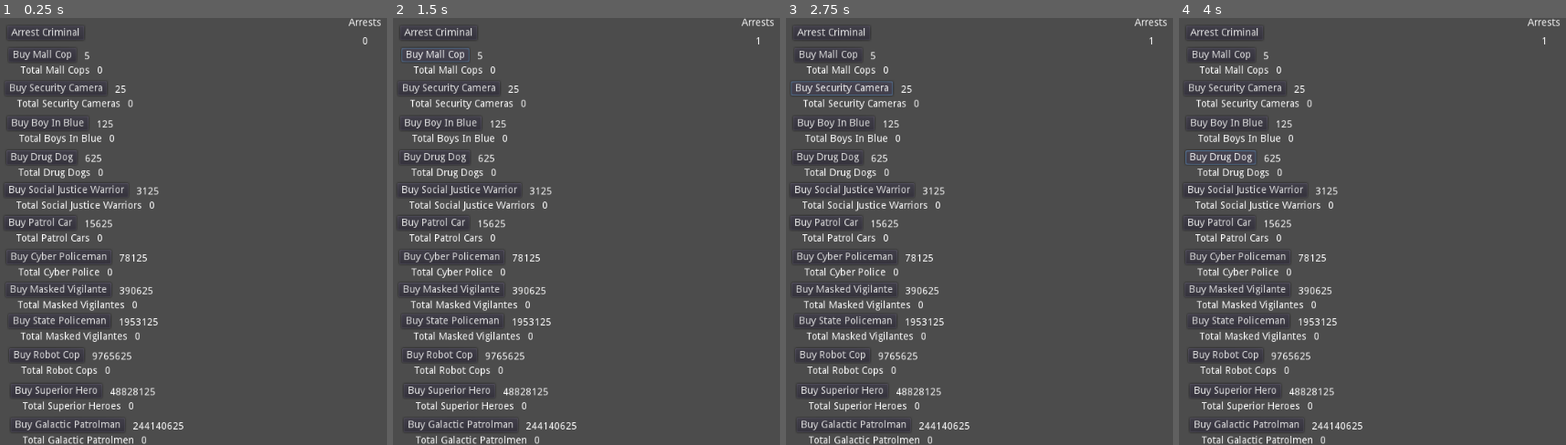
Above: before the commit, frames 1-4 (left to right).
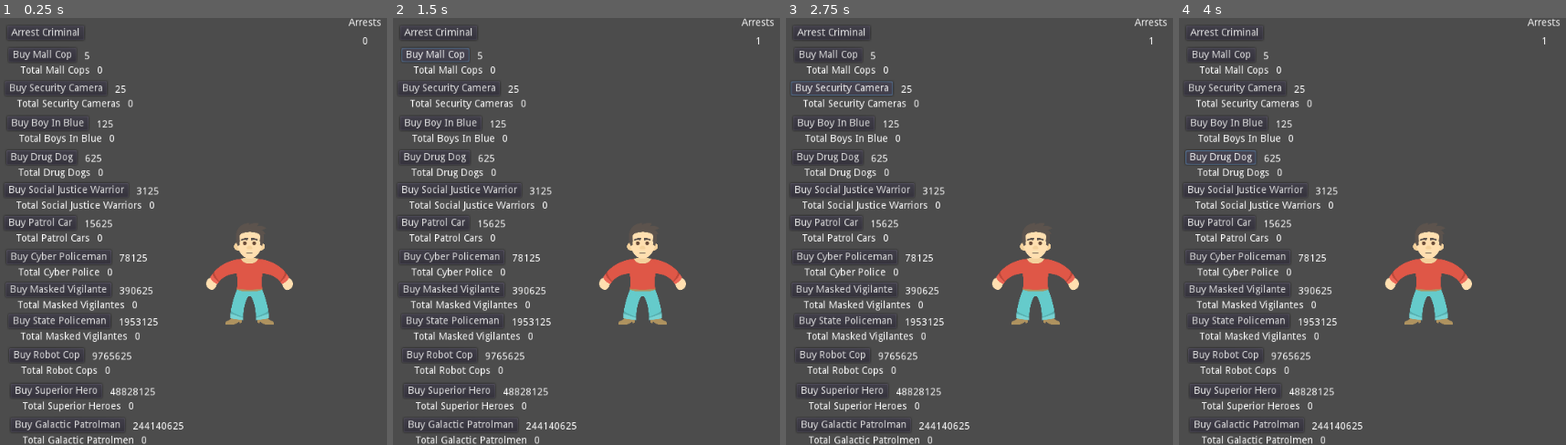
Above: after the commit, the same moments.

Repository: CloneDeath/CopUp
Game: Godot game, scene res://Main.tscn
The game is run twice, just before and just after one commit, with the same random seed, the same clock (stepped at 60 frames per second) and the same inputs.
Inputs:
- Up to frame 1 (0.25 s): no input
- Up to frame 2 (1.5 s): click "Arrest Criminal" at 0.5 s; click "Buy Mall Cop" at 1.25 s
- Up to frame 3 (2.75 s): click "Buy Security Camera" at 2 s
- Up to frame 4 (4 s): click "Buy Boy In Blue" at 2.75 s; click "Buy Drug Dog" at 3.5 s

The runs differ from the first frame. In frame 1, 1.9% of the frame differs, in the area x 53-76%, y 50-72%; in frame 2, 1.9%; in frame 3, 1.9%; in frame 4, 1.9%.

Commit message:
Added person to the game, along with all the customization assets.

Diff:
--- a/Main.tscn
+++ b/Main.tscn
@@ -1,8 +1,9 @@
-[gd_scene load_steps=4 format=2]
+[gd_scene load_steps=5 format=2]
 
 [ext_resource path="res://Main.gd" type="Script" id=1]
 [ext_resource path="res://Arrest.tscn" type="PackedScene" id=2]
 [ext_resource path="res://MallCop.tscn" type="PackedScene" id=3]
+[ext_resource path="res://People/Person.tscn" type="PackedScene" id=4]
 
 [node name="Main" type="Node" index="0"]
 
@@ -204,3 +205,9 @@
 order = 12
 name_singular = "Galactic Patrolman"
 name_plural = "Galactic Patrolmen"
+
+[node name="Person" parent="." index="4" instance=ExtResource( 4 )]
+
+position = Vector2( 350, 360 )
+scale = Vector2( 0.25, 0.25 )
+_sections_unfolded = [ "Transform" ]
--- /dev/null
+++ b/People/Person.tscn
@@ -0,0 +1,155 @@
+[gd_scene load_steps=14 format=2]
+
+[ext_resource path="res://People/BodyParts/Shirts/Red/redShirt1.png" type="Texture" id=1]
+[ext_resource path="res://People/BodyParts/Shirts/Red/redArm_long.png" type="Texture" id=2]
+[ext_resource path="res://People/BodyParts/Skin/Tint 1/tint1_hand.png" type="Texture" id=3]
+[ext_resource path="res://People/BodyParts/Pants/Light Blue/pantsLightBlue3.png" type="Texture" id=4]
+[ext_resource path="res://People/BodyParts/Pants/Light Blue/pantsLightBlue_long.png" type="Texture" id=5]
+[ext_resource path="res://People/BodyParts/Shoes/Brown 1/brownShoe5.png" type="Texture" id=6]
+[ext_resource path="res://People/BodyParts/Skin/Tint 1/tint1_neck.png" type="Texture" id=7]
+[ext_resource path="res://People/BodyParts/Skin/Tint 1/tint1_head.png" type="Texture" id=8]
+[ext_resource path="res://People/BodyParts/Hair/Brown 2/brown2Man5.png" type="Texture" id=9]
+[ext_resource path="res://People/BodyParts/Face/Eyes/eyeBrown_large.png" type="Texture" id=10]
+[ext_resource path="res://People/BodyParts/Face/Eyebrows/brown2Brow1.png" type="Texture" id=11]
+[ext_resource path="res://People/BodyParts/Face/Nose/Tint 1/tint1Nose1.png" type="Texture" id=12]
+[ext_resource path="res://People/BodyParts/Face/Mouth/mouth_straight.png" type="Texture" id=13]
+
+[node name="Person" type="Node2D" index="0"]
+
+[node name="Chest" type="Sprite" parent="." index="0"]
+
+texture = ExtResource( 1 )
+
+[node name="RightSleeve" type="Sprite" parent="Chest" index="0"]
+
+editor/display_folded = true
+show_behind_parent = true
+position = Vector2( 60, -75 )
+texture = ExtResource( 2 )
+offset = Vector2( 75, 60 )
+_sections_unfolded = [ "Offset", "Transform", "Visibility" ]
+
+[node name="Hand" type="Sprite" parent="Chest/RightSleeve" index="0"]
+
+show_behind_parent = true
+position = Vector2( 153.425, 129.96 )
+texture = ExtResource( 3 )
+_sections_unfolded = [ "Visibility" ]
+
+[node name="LeftSleeve" type="Sprite" parent="Chest" index="1"]
+
+editor/display_folded = true
+show_behind_parent = true
+position = Vector2( -60, -75 )
+texture = ExtResource( 2 )
+offset = Vector2( -75, 60 )
+flip_h = true
+_sections_unfolded = [ "Offset", "Transform", "Visibility" ]
+
+[node name="Hand2" type="Sprite" parent="Chest/LeftSleeve" index="0"]
+
+show_behind_parent = true
+position = Vector2( -153.685, 128.765 )
+texture = ExtResource( 3 )
+flip_h = true
+_sections_unfolded = [ "Offset", "Transform", "Visibility" ]
+
+[node name="Pants" type="Sprite" parent="Chest" index="2"]
+
+editor/display_folded = true
+show_behind_parent = true
+position = Vector2( 0, 100 )
+texture = ExtResource( 4 )
+_sections_unfolded = [ "Transform", "Visibility" ]
+
+[node name="RightLeg" type="Sprite" parent="Chest/Pants" index="0"]
+
+editor/display_folded = true
+show_behind_parent = true
+position = Vector2( 38, 16 )
+texture = ExtResource( 5 )
+offset = Vector2( 15, 60 )
+_sections_unfolded = [ "Offset", "Transform", "Visibility" ]
+
+[node name="Foot" type="Sprite" parent="Chest/Pants/RightLeg" index="0"]
+
+show_behind_parent = true
+position = Vector2( 27, 133 )
+texture = ExtResource( 6 )
+offset = Vector2( 25, 15 )
+_sections_unfolded = [ "Offset", "Transform", "Visibility" ]
+
+[node name="LeftLeg" type="Sprite" parent="Chest/Pants" index="1"]
+
+editor/display_folded = true
+show_behind_parent = true
+position = Vector2( -38, 16 )
+texture = ExtResource( 5 )
+offset = Vector2( -15, 60 )
+flip_h = true
+_sections_unfolded = [ "Offset", "Transform", "Visibility" ]
+
+[node name="Foot" type="Sprite" parent="Chest/Pants/LeftLeg" index="0"]
+
+show_behind_parent = true
+position = Vector2( -27, 133 )
+texture = ExtResource( 6 )
+offset = Vector2( -25, 15 )
+flip_h = true
+_sections_unfolded = [ "Offset", "Transform", "Visibility" ]
+
+[node name="Neck" type="Sprite" parent="Chest" index="3"]
+
+show_behind_parent = true
+position = Vector2( -0.711855, -76.3248 )
+texture = ExtResource( 7 )
+_sections_unfolded = [ "Visibility" ]
+
+[node name="Head" type="Sprite" parent="Chest/Neck" index="0"]
+
+position = Vector2( 0, -45 )
+texture = ExtResource( 8 )
+offset = Vector2( 0, -50 )
+_sections_unfolded = [ "Offset", "Transform" ]
+
+[node name="Hair" type="Sprite" parent="Chest/Neck/Head" index="0"]
+
+position = Vector2( 9.04401, -102.059 )
+texture = ExtResource( 9 )
+_sections_unfolded = [ "Transform" ]
+
+[node name="RightEye" type="Sprite" parent="Chest/Neck/Head" index="1"]
+
+position = Vector2( 26.4834, -52.581 )
+texture = ExtResource( 10 )
+_sections_unfolded = [ "Transform" ]
+
+[node name="LeftEye" type="Sprite" parent="Chest/Neck/Head" index="2"]
+
+position = Vector2( -26.4834, -52.581 )
+texture = ExtResource( 10 )
+_sections_unfolded = [ "Transform" ]
+
+[node name="BrowLeft" type="Sprite" parent="Chest/Neck/Head" index="3"]
+
+position = Vector2( -26.9319, -75.137 )
+texture = ExtResource( 11 )
+
+[node name="BrowRight" type="Sprite" parent="Chest/Neck/Head" index="4"]
+
+position = Vector2( 26.9319, -75.137 )
+texture = ExtResource( 11 )
+flip_h = true
+_sections_unfolded = [ "Offset", "Transform" ]
+
+[node name="Nose" type="Sprite" parent="Chest/Neck/Head" index="5"]
+
+position = Vector2( 0, -28.6371 )
+texture = ExtResource( 12 )
+_sections_unfolded = [ "Transform" ]
+
+[node name="Mouth" type="Sprite" parent="Chest/Neck/Head" index="6"]
+
+position = Vector2( 0, 2.36295 )
+texture = ExtResource( 13 )
+_sections_unfolded = [ "Transform" ]
Binary file added: People/BodyParts/Face/Completes/face1.png
Not shown, added: People/BodyParts/Face/Completes/face1.png.import
Binary file added: People/BodyParts/Face/Completes/face2.png
Not shown, added: People/BodyParts/Face/Completes/face2.png.import
Binary file added: People/BodyParts/Face/Completes/face3.png
Not shown, added: People/BodyParts/Face/Completes/face3.png.import
Binary file added: People/BodyParts/Face/Completes/face4.png
Not shown, added: People/BodyParts/Face/Completes/face4.png.import
Binary file added: People/BodyParts/Face/Eyebrows/blackBrow1.png
Not shown, added: People/BodyParts/Face/Eyebrows/blackBrow1.png.import
Binary file added: People/BodyParts/Face/Eyebrows/blackBrow2.png
Not shown, added: People/BodyParts/Face/Eyebrows/blackBrow2.png.import
(and 844 more such lines)
